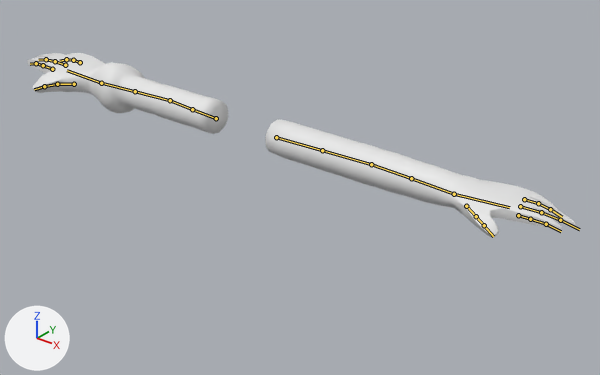
The FBX model Assets/Art/PLAYER/FPV_arms_export.fbx as it was, and as the next commit left it.
Before and after are seen from a 50 mm lens placed at (1.558, -1.679, 0.904), pointed at (0.117, 0.124, -0.213). Lighting does not change. The marker at lower left points along +X, +Y and +Z. The picture after the commit comes second. The bones that bend it are drawn over the model as lines.

In view in the first picture: 'arm_left_lp.001', 'arm_right_lp.001'.
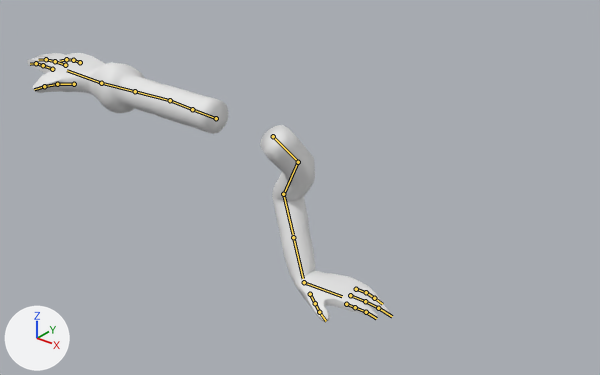
The newer file adds an action. The first version stands in its rest pose; the second is drawn at frame 1 of the action 'FPV_left-arm_lift.001'.

Pixel boxes [x1, y1, x2, y2] of what changed, in the pictures (600 x 375 px):
'arm_left_lp.001', posed (58% narrower, 65% taller)
    before: [265, 119, 576, 238]
    after: [260, 125, 389, 322]
bone 'DEF-upper_arm.L', root to tip
    before: (276, 137) to (322, 150)
    after: (273, 136) to (299, 163)
bone 'DEF-upper_arm.L.001', root to tip
    before: (322, 150) to (371, 164)
    after: (298, 162) to (284, 192)
bone 'DEF-forearm.L', root to tip
    before: (371, 164) to (411, 178)
    after: (283, 194) to (293, 234)
bone 'DEF-forearm.L.001', root to tip
    before: (411, 178) to (454, 194)
    after: (293, 237) to (303, 278)
bone 'DEF-hand.L', root to tip
    before: (454, 194) to (509, 207)
    after: (304, 282) to (342, 296)

The change in detail:
Bone 'DEF-upper_arm.L' (bone_def_upper_arm_l) moves from (0.0, 0.0, 0.0) to (-0.002, -0.01, 0.004).
Bone 'DEF-upper_arm.L' (bone_def_upper_arm_l) turns from (0, 0, 0) to (-46, -6, -74) degrees about its own x, y and z.
Bone 'DEF-upper_arm.L.001' (bone_def_upper_arm_l_001) moves from (0.0, 0.0, 0.0) to (0.0, -0.009, 0.0).
Bone 'DEF-upper_arm.L.001' (bone_def_upper_arm_l_001) turns from (0, 0, 0) to (16, -18, -48) degrees about its own x, y and z.
Bone 'DEF-forearm.L' (bone_def_forearm_l) moves from (0.0, 0.0, 0.0) to (0.0, 0.01, -0.001).
Bone 'DEF-forearm.L' (bone_def_forearm_l) turns from (0, 0, 0) to (62, -9, 3) degrees about its own x, y and z.
Bone 'DEF-forearm.L.001' (bone_def_forearm_l_001) moves from (0.0, 0.0, 0.0) to (0.0, 0.01, 0.0).
Bone 'DEF-forearm.L.001' (bone_def_forearm_l_001) turns from (0, 0, 0) to (0, 36, 0) degrees about its own x, y and z.
Bone 'DEF-hand.L' (bone_def_hand_l) moves from (0.0, 0.0, 0.0) to (0.001, 0.012, 0.001).
Bone 'DEF-hand.L' (bone_def_hand_l) turns from (0, 0, 0) to (26, 25, 65) degrees about its own x, y and z.
